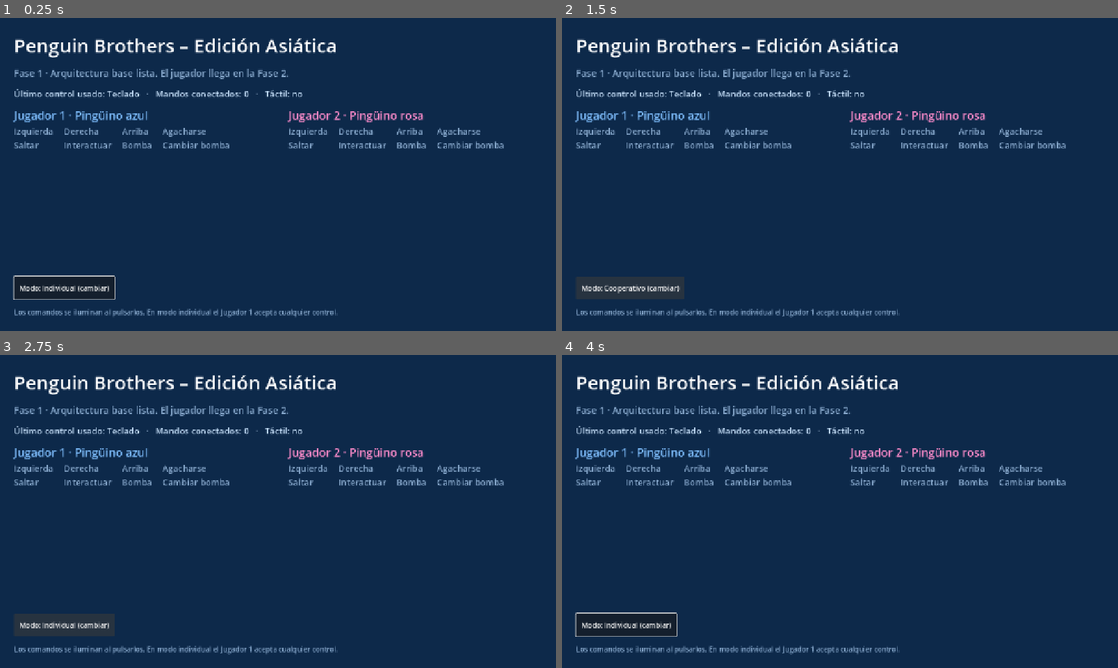
Above: before the commit, frames 1-4 (two rows, left to right).
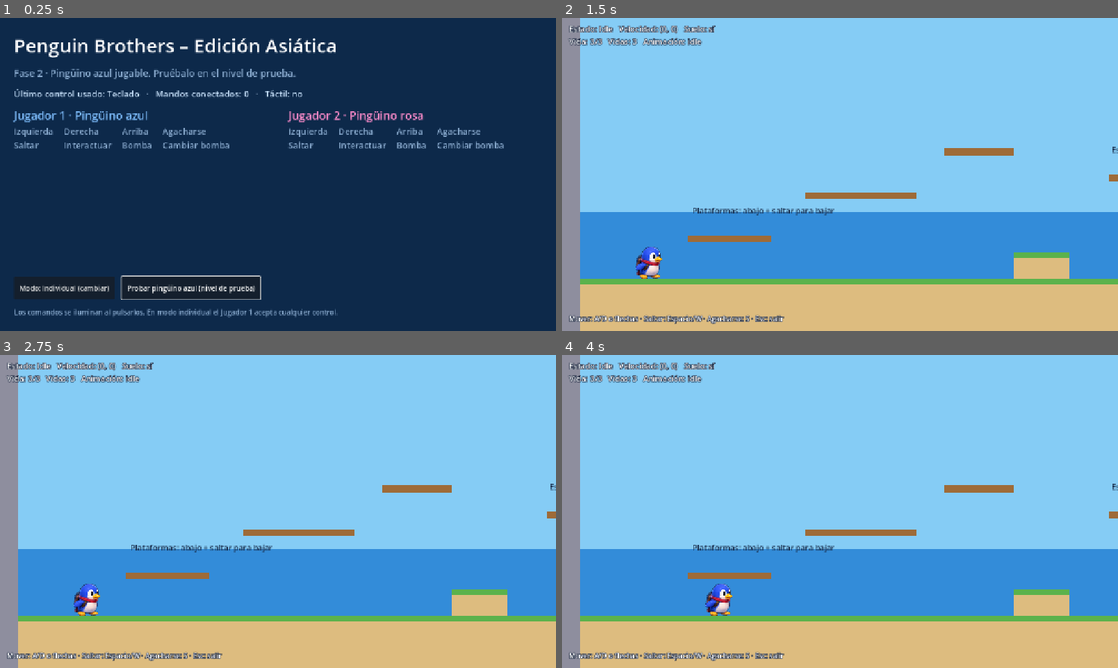
Above: after the commit, the same moments.

Repository: bryan5243/PenguinBrothers
Game: Godot game, scene res://scenes/main/Main.tscn
Two runs of this game, one before a commit and one after it. Both use one fixed random seed, a clock stepped at 60 frames per second and the inputs below.
Inputs (mouse positions are in pixels of both pictures, inside the frame that each line leads up to):
- Up to frame 1 (0.25 s): no input
- Up to frame 2 (1.5 s): click (751, 287) at 0.5 s, where only the run after the commit has a clickable "Probar pingüino azul (nivel d…"; click (628, 287) at 1.25 s, where only the run before the commit has a clickable "Modo: Individual (cambiar)"
- Up to frame 3 (2.75 s): click (66, 624) at 2 s, where only the run before the commit has a clickable "Modo: Cooperativo (cambiar)"
- Up to frame 4 (4 s): tap Enter at 2.75 s; move the mouse to (962, 495) at 2.77 s; hold D (p1_move_right) 2.78-3.5 s; tap Down (p2_crouch) at 2.85 s; click (962, 495) at 2.92 s; tap Space (p1_jump) at 3.02 s; drag from (728, 527) to (812, 574) at 3.52 s

The runs differ from the first frame. In frame 1, 2.7% of the frame differs, in the area x 2-54%, y 16-90%; in frame 2, 100%; in frame 3, 100%; in frame 4, 100%, in the area x 0-100%, y 0-100%.

Commit message:
feat: add player test level
Placeholder-geometry level with one-way platforms, a step, a ladder, a
low tunnel, a pit and a debug overlay, reachable from the boot screen.

Co-Authored-By: Claude Opus 5.5 <noreply@anthropic.com>
Claude-Session: https://claude.ai/code/session_01At9DUcM1of3thrNoMPTZCY

Diff:
--- /dev/null
+++ b/scenes/worlds/test_level/PlayerTestLevel.tscn
@@ -0,0 +1,252 @@
+[gd_scene format=3]
+
+[ext_resource type="Script" path="res://scripts/worlds/player_test_level.gd" id="1_enndw"]
+[ext_resource type="PackedScene" path="res://scenes/objects/Ladder.tscn" id="2_qmlde"]
+[ext_resource type="PackedScene" path="res://scenes/player/Player.tscn" id="3_3hxgi"]
+
+[sub_resource type="RectangleShape2D" id="RectangleShape2D_s4ly4"]
+size = Vector2(1500, 120)
+
+[sub_resource type="RectangleShape2D" id="RectangleShape2D_wrg4h"]
+size = Vector2(1050, 120)
+
+[sub_resource type="RectangleShape2D" id="RectangleShape2D_vhsvy"]
+size = Vector2(40, 1160)
+
+[sub_resource type="RectangleShape2D" id="RectangleShape2D_xf5m1"]
+size = Vector2(40, 1160)
+
+[sub_resource type="RectangleShape2D" id="RectangleShape2D_ox8ct"]
+size = Vector2(128, 60)
+
+[sub_resource type="RectangleShape2D" id="RectangleShape2D_8dtwf"]
+size = Vector2(300, 122)
+
+[sub_resource type="RectangleShape2D" id="RectangleShape2D_5unmj"]
+size = Vector2(192, 16)
+
+[sub_resource type="RectangleShape2D" id="RectangleShape2D_e4wfo"]
+size = Vector2(256, 16)
+
+[sub_resource type="RectangleShape2D" id="RectangleShape2D_axqk7"]
+size = Vector2(160, 16)
+
+[sub_resource type="RectangleShape2D" id="RectangleShape2D_lwon7"]
+size = Vector2(260, 16)
+
+[sub_resource type="RectangleShape2D" id="RectangleShape2D_62n3h"]
+size = Vector2(220, 16)
+
+[node name="PlayerTestLevel" type="Node2D" unique_id=2088957783]
+script = ExtResource("1_enndw")
+
+[node name="Background" type="CanvasLayer" parent="." unique_id=173787260]
+layer = -10
+
+[node name="Sky" type="ColorRect" parent="Background" unique_id=2007370560]
+anchors_preset = 15
+anchor_right = 1.0
+anchor_bottom = 1.0
+color = Color(0.52, 0.8, 0.96, 1)
+
+[node name="Sea" type="ColorRect" parent="Background" unique_id=1991660326]
+anchors_preset = -1
+anchor_top = 0.62
+anchor_right = 1.0
+anchor_bottom = 1.0
+color = Color(0.2, 0.55, 0.85, 1)
+
+[node name="Solid" type="StaticBody2D" parent="." unique_id=920331521]
+collision_mask = 0
+
+[node name="@CollisionShape2D@2" type="CollisionShape2D" parent="Solid" unique_id=1177495823]
+position = Vector2(750, 700)
+shape = SubResource("RectangleShape2D_s4ly4")
+
+[node name="@Polygon2D@3" type="Polygon2D" parent="Solid" unique_id=59797097]
+color = Color(0.87, 0.74, 0.5, 1)
+polygon = PackedVector2Array(0, 640, 1500, 640, 1500, 760, 0, 760)
+
+[node name="@Polygon2D@4" type="Polygon2D" parent="Solid" unique_id=1029234468]
+color = Color(0.36, 0.7, 0.3, 1)
+polygon = PackedVector2Array(0, 640, 1500, 640, 1500, 652, 0, 652)
+
+[node name="@CollisionShape2D@5" type="CollisionShape2D" parent="Solid" unique_id=972932616]
+position = Vector2(2175, 700)
+shape = SubResource("RectangleShape2D_wrg4h")
+
+[node name="@Polygon2D@6" type="Polygon2D" parent="Solid" unique_id=1304049020]
+color = Color(0.87, 0.74, 0.5, 1)
+polygon = PackedVector2Array(1650, 640, 2700, 640, 2700, 760, 1650, 760)
+
+[node name="@Polygon2D@7" type="Polygon2D" parent="Solid" unique_id=1544217766]
+color = Color(0.36, 0.7, 0.3, 1)
+polygon = PackedVector2Array(1650, 640, 2700, 640, 2700, 652, 1650, 652)
+
+[node name="@CollisionShape2D@8" type="CollisionShape2D" parent="Solid" unique_id=714123882]
+position = Vector2(-20, 180)
+shape = SubResource("RectangleShape2D_vhsvy")
+
+[node name="@Polygon2D@9" type="Polygon2D" parent="Solid" unique_id=1426950854]
+color = Color(0.56, 0.56, 0.62, 1)
+polygon = PackedVector2Array(-40, -400, 0, -400, 0, 760, -40, 760)
+
+[node name="@CollisionShape2D@10" type="CollisionShape2D" parent="Solid" unique_id=2014906723]
+position = Vector2(2720, 180)
+shape = SubResource("RectangleShape2D_xf5m1")
+
+[node name="@Polygon2D@11" type="Polygon2D" parent="Solid" unique_id=313081647]
+color = Color(0.56, 0.56, 0.62, 1)
+polygon = PackedVector2Array(2700, -400, 2740, -400, 2740, 760, 2700, 760)
+
+[node name="@CollisionShape2D@12" type="CollisionShape2D" parent="Solid" unique_id=921335112]
+position = Vector2(1064, 610)
+shape = SubResource("RectangleShape2D_ox8ct")
+
+[node name="@Polygon2D@13" type="Polygon2D" parent="Solid" unique_id=316175923]
+color = Color(0.87, 0.74, 0.5, 1)
+polygon = PackedVector2Array(1000, 580, 1128, 580, 1128, 640, 1000, 640)
+
+[node name="@Polygon2D@14" type="Polygon2D" parent="Solid" unique_id=403781003]
+color = Color(0.36, 0.7, 0.3, 1)
+polygon = PackedVector2Array(1000, 580, 1128, 580, 1128, 592, 1000, 592)
+
+[node name="@CollisionShape2D@15" type="CollisionShape2D" parent="Solid" unique_id=1499667170]
+position = Vector2(2050, 531)
+shape = SubResource("RectangleShape2D_8dtwf")
+
+[node name="@Polygon2D@16" type="Polygon2D" parent="Solid" unique_id=695529940]
+color = Color(0.56, 0.56, 0.62, 1)
+polygon = PackedVector2Array(1900, 470, 2200, 470, 2200, 592, 1900, 592)
+
+[node name="Platforms" type="StaticBody2D" parent="." unique_id=1079744180]
+collision_layer = 32
+collision_mask = 0
+
+[node name="@CollisionShape2D@17" type="CollisionShape2D" parent="Platforms" unique_id=121962018]
+position = Vector2(346, 548)
+shape = SubResource("RectangleShape2D_5unmj")
+one_way_collision = true
+
+[node name="@Polygon2D@18" type="Polygon2D" parent="Platforms" unique_id=226005323]
+color = Color(0.62, 0.42, 0.22, 1)
+polygon = PackedVector2Array(250, 540, 442, 540, 442, 556, 250, 556)
+
+[node name="@CollisionShape2D@19" type="CollisionShape2D" parent="Platforms" unique_id=558741280]
+position = Vector2(648, 448)
+shape = SubResource("RectangleShape2D_e4wfo")
+one_way_collision = true
+
+[node name="@Polygon2D@20" type="Polygon2D" parent="Platforms" unique_id=1600050088]
+color = Color(0.62, 0.42, 0.22, 1)
+polygon = PackedVector2Array(520, 440, 776, 440, 776, 456, 520, 456)
+
+[node name="@CollisionShape2D@21" type="CollisionShape2D" parent="Platforms" unique_id=1146231325]
+position = Vector2(920, 348)
+shape = SubResource("RectangleShape2D_axqk7")
+one_way_collision = true
+
+[node name="@Polygon2D@22" type="Polygon2D" parent="Platforms" unique_id=1710052393]
+color = Color(0.62, 0.42, 0.22, 1)
+polygon = PackedVector2Array(840, 340, 1000, 340, 1000, 356, 840, 356)
+
+[node name="@CollisionShape2D@23" type="CollisionShape2D" parent="Platforms" unique_id=1953247408]
+position = Vector2(1350, 408)
+shape = SubResource("RectangleShape2D_lwon7")
+one_way_collision = true
+
+[node name="@Polygon2D@24" type="Polygon2D" parent="Platforms" unique_id=506023334]
+color = Color(0.62, 0.42, 0.22, 1)
+polygon = PackedVector2Array(1220, 400, 1480, 400, 1480, 416, 1220, 416)
+
+[node name="@CollisionShape2D@25" type="CollisionShape2D" parent="Platforms" unique_id=1344165375]
+position = Vector2(2410, 528)
+shape = SubResource("RectangleShape2D_62n3h")
+one_way_collision = true
+
+[node name="@Polygon2D@26" type="Polygon2D" parent="Platforms" unique_id=2070303090]
+color = Color(0.62, 0.42, 0.22, 1)
+polygon = PackedVector2Array(2300, 520, 2520, 520, 2520, 536, 2300, 536)
+
+[node name="Ladder" parent="." unique_id=141511524 instance=ExtResource("2_qmlde")]
+position = Vector2(1300, 640)
+
+[node name="@Label@27" type="Label" parent="." unique_id=429243408]
+offset_left = 260.0
+offset_top = 470.0
+offset_right = 260.0
+offset_bottom = 470.0
+theme_override_font_sizes/font_size = 18
+theme_override_colors/font_color = Color(0.1, 0.18, 0.3, 1)
+text = "Plataformas: abajo + saltar para bajar"
+
+[node name="@Label@28" type="Label" parent="." unique_id=901521447]
+offset_left = 1225.0
+offset_top = 330.0
+offset_right = 1225.0
+offset_bottom = 330.0
+theme_override_font_sizes/font_size = 18
+theme_override_colors/font_color = Color(0.1, 0.18, 0.3, 1)
+text = "Escalera: arriba / abajo"
+
+[node name="@Label@29" type="Label" parent="." unique_id=1269605699]
+offset_left = 1540.0
+offset_top = 560.0
+offset_right = 1540.0
+offset_bottom = 560.0
+theme_override_font_sizes/font_size = 18
+theme_override_colors/font_color = Color(0.1, 0.18, 0.3, 1)
+text = "Vacío"
+
+[node name="@Label@30" type="Label" parent="." unique_id=1990014584]
+offset_left = 1860.0
+offset_top = 420.0
+offset_right = 1860.0
+offset_bottom = 420.0
+theme_override_font_sizes/font_size = 18
+theme_override_colors/font_color = Color(0.1, 0.18, 0.3, 1)
+text = "Túnel: corre y agáchate para deslizarte"
+
+[node name="@Label@31" type="Label" parent="." unique_id=1864621857]
+offset_left = 2560.0
+offset_top = 560.0
+offset_right = 2560.0
+offset_bottom = 560.0
+theme_override_font_sizes/font_size = 18
+theme_override_colors/font_color = Color(0.1, 0.18, 0.3, 1)
+text = "Meta de prueba"
+
+[node name="Player" parent="." unique_id=750451036 instance=ExtResource("3_3hxgi")]
+position = Vector2(160, 640)
+
+[node name="Camera2D" type="Camera2D" parent="Player" unique_id=598241712]
+position = Vector2(0, -80)
+limit_left = -40
+limit_top = -200
+limit_right = 2740
+limit_bottom = 760
+position_smoothing_enabled = true
+position_smoothing_speed = 7.0
+
+[node name="DebugLayer" type="CanvasLayer" parent="." unique_id=2122716880]
+
+[node name="DebugLabel" type="Label" parent="DebugLayer" unique_id=1931825682]
+offset_left = 16.0
+offset_top = 12.0
+offset_right = 16.0
+offset_bottom = 12.0
+theme_override_font_sizes/font_size = 18
+theme_override_colors/font_color = Color(1, 1, 1, 1)
+theme_override_colors/font_outline_color = Color(0.05, 0.1, 0.2, 1)
+theme_override_constants/outline_size = 6
+
+[node name="HelpLabel" type="Label" parent="DebugLayer" unique_id=988132747]
+anchors_preset = 2
+anchor_top = 1.0
+anchor_bottom = 1.0
+offset_left = 16.0
+offset_top = -40.0
+theme_override_font_sizes/font_size = 16
+theme_override_colors/font_outline_color = Color(0.05, 0.1, 0.2, 1)
+theme_override_constants/outline_size = 6
+text = "Mover: A/D o flechas · Saltar: Espacio/W · Agacharse: S · Esc: salir"
--- a/scripts/ui/boot_screen.gd
+++ b/scripts/ui/boot_screen.gd
@@ -1,7 +1,7 @@
 extends Control
-## Pantalla de arranque de la Fase 1.
-## Muestra el estado del proyecto y un probador de controles en vivo para ambos jugadores
-## (teclado, mandos y táctil), útil para verificar el Input Map en cada plataforma.
+## Pantalla de arranque de desarrollo.
+## Muestra el estado del proyecto, un probador de controles en vivo para ambos jugadores
+## (teclado, mandos y táctil) y el acceso a los niveles de prueba de cada fase.
 ## Se reemplazará por el menú principal en la Fase 10.
 
 const COMMAND_LABELS := {
@@ -12,6 +12,7 @@
 const DEVICE_NAMES := ["Teclado", "Mando", "Pantalla táctil"]
 const ACTIVE_COLOR := Color(1.0, 0.85, 0.3)
 const IDLE_COLOR := Color(0.55, 0.68, 0.82)
+const PLAYER_TEST_LEVEL := "res://scenes/worlds/test_level/PlayerTestLevel.tscn"
 
 var _command_labels: Array[Dictionary] = [{}, {}]
 var _device_label: Label
@@ -51,7 +52,7 @@
 	margin.add_child(root)
 
 	root.add_child(_label(ProjectSettings.get_setting("application/config/name"), 44, Color.WHITE))
-	root.add_child(_label("Fase 1 · Arquitectura base lista. El jugador llega en la Fase 2.", 22, IDLE_COLOR))
+	root.add_child(_label("Fase 2 · Pingüino azul jugable. Pruébalo en el nivel de prueba.", 22, IDLE_COLOR))
 
 	_device_label = _label("", 20, Color(0.8, 0.9, 1.0))
 	root.add_child(_device_label)
@@ -82,9 +83,19 @@
 	_mode_button.custom_minimum_size = Vector2(0, 52)
 	_mode_button.pressed.connect(_toggle_mode)
 	buttons.add_child(_mode_button)
+	var play_button := Button.new()
+	play_button.text = "  Probar pingüino azul (nivel de prueba)  "
+	play_button.custom_minimum_size = Vector2(0, 52)
+	play_button.pressed.connect(_open_player_test)
+	buttons.add_child(play_button)
 	root.add_child(_label("Los comandos se iluminan al pulsarlos. En modo individual el Jugador 1 acepta cualquier control.", 16, IDLE_COLOR))
 	_update_mode_button()
-	_mode_button.grab_focus.call_deferred()
+	play_button.grab_focus.call_deferred()
+
+
+func _open_player_test() -> void:
+	GameManager.start_new_game(GameManager.GameMode.SOLO)
+	GameManager.request_scene(PLAYER_TEST_LEVEL)
 
 
 func _toggle_mode() -> void:
--- /dev/null
+++ b/scripts/worlds/player_test_level.gd
@@ -0,0 +1,41 @@
+extends Node2D
+## Nivel de prueba del jugador (Fase 2). Suelo, plataformas atravesables, escalera,
+## túnel bajo para deslizarse, escalón, un vacío mortal y un panel de depuración.
+## Esc/P/Start vuelve a la pantalla de arranque.
+
+const BOOT_SCREEN := "res://scenes/ui/BootScreen.tscn"
+const GAME_OVER_RESTART_DELAY := 2.0
+
+@export var fall_death_y := 900.0
+
+@onready var player: Player = $Player
+@onready var debug_label: Label = $DebugLayer/DebugLabel
+
+
+func _ready() -> void:
+	if GameManager.lives[0] <= 0:
+		GameManager.start_new_game(GameManager.GameMode.SOLO)
+	player.fall_death_y = fall_death_y
+	EventBus.game_over.connect(_on_game_over)
+
+
+func _unhandled_input(event: InputEvent) -> void:
+	if event.is_action_pressed(InputManager.PAUSE_ACTION):
+		get_viewport().set_input_as_handled()
+		GameManager.request_scene(BOOT_SCREEN)
+
+
+func _process(_delta: float) -> void:
+	var state: StringName = player.state_machine.current_state.name if player.state_machine.current_state else &"-"
+	debug_label.text = "Estado: %s   Velocidad: (%d, %d)   Suelo: %s\nVida: %d/%d   Vidas: %d   Animación: %s" % [
+		state, player.velocity.x, player.velocity.y, "sí" if player.is_on_floor() else "no",
+		player.health.current_health, player.health.max_health, GameManager.lives[player.player_index],
+		player.animator.animation,
+	]
+
+
+func _on_game_over() -> void:
+	debug_label.text = "Fin de la partida · reiniciando..."
+	await get_tree().create_timer(GAME_OVER_RESTART_DELAY).timeout
+	GameManager.start_new_game(GameManager.GameMode.SOLO)
+	GameManager.request_scene(scene_file_path)
--- /dev/null
+++ b/tools/build_player_test_level.gd
@@ -0,0 +1,168 @@
+extends SceneTree
+## Genera scenes/worlds/test_level/PlayerTestLevel.tscn (nivel de prueba del jugador).
+## Uso:  godot --headless --path . -s tools/build_player_test_level.gd
+## La geometría usa placeholders de color; se sustituirá por tiles del Mundo 1 en la Fase 7.
+
+const OUT := "res://scenes/worlds/test_level/PlayerTestLevel.tscn"
+const GROUND_TOP := 640.0
+const LEVEL_BOTTOM := 760.0
+const LEVEL_WIDTH := 2700.0
+
+const SAND := Color(0.87, 0.74, 0.5)
+const GRASS := Color(0.36, 0.7, 0.3)
+const WOOD := Color(0.62, 0.42, 0.22)
+const STONE := Color(0.56, 0.56, 0.62)
+
+var level_root: Node2D
+
+
+func _initialize() -> void:
+	level_root = Node2D.new()
+	level_root.name = "PlayerTestLevel"
+	level_root.set_script(load("res://scripts/worlds/player_test_level.gd"))
+
+	_background()
+	var solid := _body("Solid", 1)
+	# Suelo con un vacío entre x=1500 y x=1650.
+	_solid_rect(solid, Rect2(0, GROUND_TOP, 1500, LEVEL_BOTTOM - GROUND_TOP), true)
+	_solid_rect(solid, Rect2(1650, GROUND_TOP, LEVEL_WIDTH - 1650, LEVEL_BOTTOM - GROUND_TOP), true)
+	# Paredes laterales.
+	_solid_rect(solid, Rect2(-40, -400, 40, 1160), false)
+	_solid_rect(solid, Rect2(LEVEL_WIDTH, -400, 40, 1160), false)
+	# Escalón para saltar.
+	_solid_rect(solid, Rect2(1000, GROUND_TOP - 60, 128, 60), true)
+	# Techo bajo: hueco de 48 px, solo se pasa agachado o deslizándose.
+	_solid_rect(solid, Rect2(1900, 470, 300, 122), false)
+
+	var platforms := _body("Platforms", 1 << 5)
+	for r in [Rect2(250, 540, 192, 16), Rect2(520, 440, 256, 16), Rect2(840, 340, 160, 16),
+			Rect2(1220, 400, 260, 16), Rect2(2300, 520, 220, 16)]:
+		_platform(platforms, r)
+
+	var ladder := (load("res://scenes/objects/Ladder.tscn") as PackedScene).instantiate(PackedScene.GEN_EDIT_STATE_INSTANCE)
+	ladder.name = "Ladder"
+	ladder.position = Vector2(1300, GROUND_TOP)
+	ladder.set("height", GROUND_TOP - 400.0)
+	_add(ladder, level_root)
+
+	for s in [["Plataformas: abajo + saltar para bajar", Vector2(260, 470)],
+			["Escalera: arriba / abajo", Vector2(1225, 330)],
+			["Vacío", Vector2(1540, 560)],
+			["Túnel: corre y agáchate para deslizarte", Vector2(1860, 420)],
+			["Meta de prueba", Vector2(2560, 560)]]:
+		var l := Label.new()
+		l.text = s[0]
+		l.position = s[1]
+		l.add_theme_font_size_override("font_size", 18)
+		l.add_theme_color_override("font_color", Color(0.1, 0.18, 0.3))
+		_add(l, level_root)
+
+	var player := (load("res://scenes/player/Player.tscn") as PackedScene).instantiate(PackedScene.GEN_EDIT_STATE_INSTANCE)
+	player.name = "Player"
+	player.position = Vector2(160, GROUND_TOP)
+	_add(player, level_root)
+	var cam := Camera2D.new()
+	cam.name = "Camera2D"
+	cam.position = Vector2(0, -80)
+	cam.limit_left = -40
+	cam.limit_right = int(LEVEL_WIDTH) + 40
+	cam.limit_top = -200
+	cam.limit_bottom = int(LEVEL_BOTTOM)
+	cam.position_smoothing_enabled = true
+	cam.position_smoothing_speed = 7.0
+	_add(cam, player)
+
+	var hud := CanvasLayer.new()
+	hud.name = "DebugLayer"
+	_add(hud, level_root)
+	var label := Label.new()
+	label.name = "DebugLabel"
+	label.position = Vector2(16, 12)
+	label.add_theme_font_size_override("font_size", 18)
+	label.add_theme_color_override("font_color", Color.WHITE)
+	label.add_theme_color_override("font_outline_color", Color(0.05, 0.1, 0.2))
+	label.add_theme_constant_override("outline_size", 6)
+	_add(label, hud)
+	var help := Label.new()
+	help.name = "HelpLabel"
+	help.text = "Mover: A/D o flechas · Saltar: Espacio/W · Agacharse: S · Esc: salir"
+	help.anchor_top = 1.0
+	help.anchor_bottom = 1.0
+	help.offset_left = 16.0
+	help.offset_top = -40.0
+	help.add_theme_font_size_override("font_size", 16)
+	help.add_theme_color_override("font_outline_color", Color(0.05, 0.1, 0.2))
+	help.add_theme_constant_override("outline_size", 6)
+	_add(help, hud)
+
+	var packed := PackedScene.new()
+	var err := packed.pack(level_root)
+	if err == OK:
+		DirAccess.make_dir_recursive_absolute(OUT.get_base_dir())
+		err = ResourceSaver.save(packed, OUT)
+	print("PlayerTestLevel: ", error_string(err))
+	level_root.free()
+	quit(0 if err == OK else 1)
+
+
+func _add(node: Node, parent: Node) -> void:
+	parent.add_child(node)
+	node.owner = level_root
+
+
+func _background() -> void:
+	var layer := CanvasLayer.new()
+	layer.name = "Background"
+	layer.layer = -10
+	_add(layer, level_root)
+	var sky := ColorRect.new()
+	sky.name = "Sky"
+	sky.color = Color(0.52, 0.8, 0.96)
+	sky.set_anchors_preset(Control.PRESET_FULL_RECT)
+	_add(sky, layer)
+	var sea := ColorRect.new()
+	sea.name = "Sea"
+	sea.color = Color(0.2, 0.55, 0.85)
+	sea.anchor_top = 0.62
+	sea.anchor_right = 1.0
+	sea.anchor_bottom = 1.0
+	_add(sea, layer)
+
+
+func _body(body_name: String, layer: int) -> StaticBody2D:
+	var body := StaticBody2D.new()
+	body.name = body_name
+	body.collision_layer = layer
+	body.collision_mask = 0
+	_add(body, level_root)
+	return body
+
+
+func _solid_rect(body: StaticBody2D, r: Rect2, grass_top: bool) -> void:
+	var cs := CollisionShape2D.new()
+	var shape := RectangleShape2D.new()
+	shape.size = r.size
+	cs.shape = shape
+	cs.position = r.get_center()
+	_add(cs, body)
+	_poly(body, r, SAND if grass_top else STONE)
+	if grass_top:
+		_poly(body, Rect2(r.position, Vector2(r.size.x, 12)), GRASS)
+
+
+func _platform(body: StaticBody2D, r: Rect2) -> void:
+	var cs := CollisionShape2D.new()
+	var shape := RectangleShape2D.new()
+	shape.size = r.size
+	cs.shape = shape
+	cs.position = r.get_center()
+	cs.one_way_collision = true
+	_add(cs, body)
+	_poly(body, r, WOOD)
+
+
+func _poly(parent: Node, r: Rect2, color: Color) -> void:
+	var p := Polygon2D.new()
+	p.color = color
+	p.polygon = PackedVector2Array([r.position, Vector2(r.end.x, r.position.y), r.end, Vector2(r.position.x, r.end.y)])
+	_add(p, parent)
Not shown, added: scripts/worlds/player_test_level.gd.uid
Not shown, added: tools/build_player_test_level.gd.uid
Not shown, removed: scripts/worlds/.gitkeep
